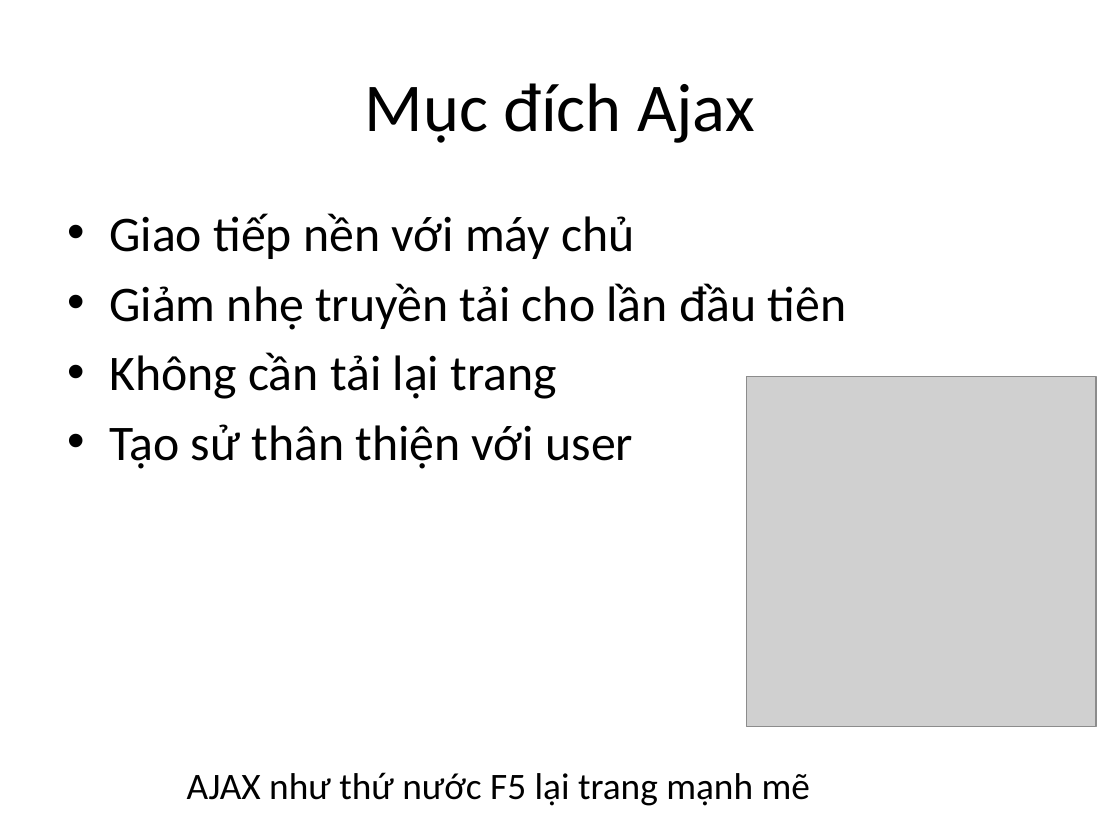
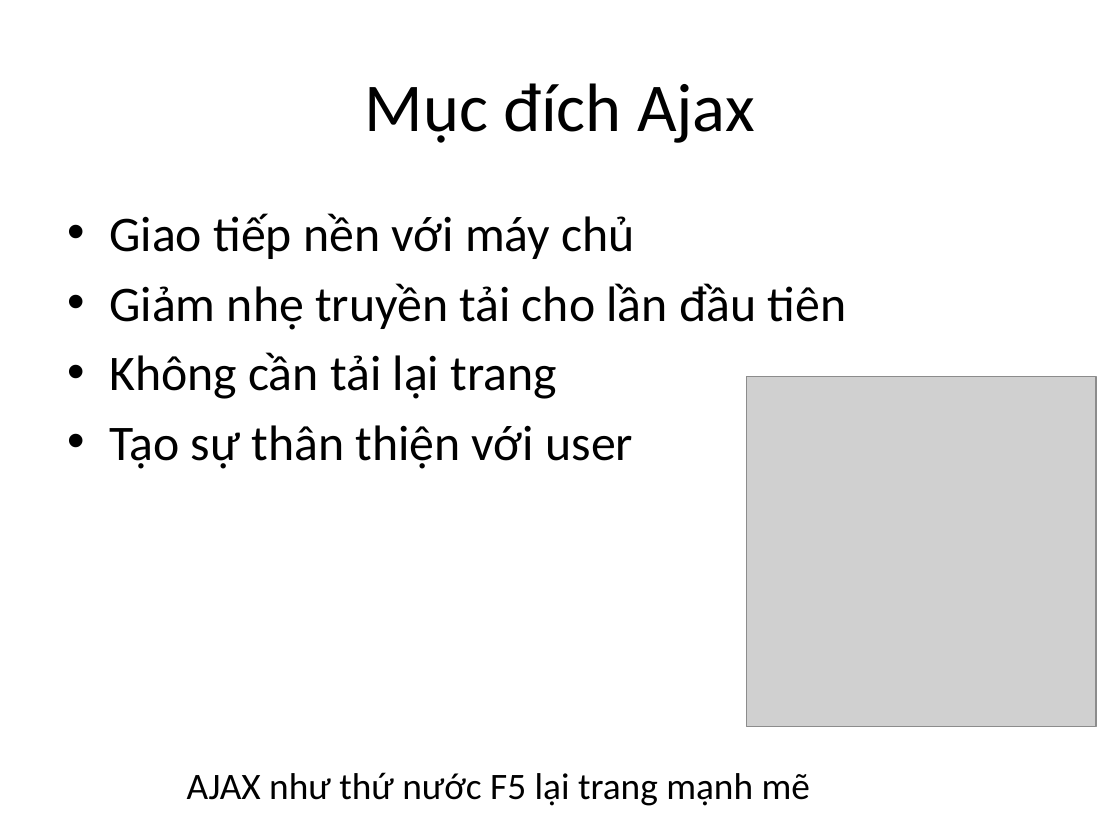
Before and after one commit to phithanh97cs/T3H, a slide deck: slide 5 of 1. Front-end/4. AJAX cơ bản với JS/Ajax.pptx. Drawn at 1120x840 pixels with LibreOffice and Linux fonts; fonts in the diff are those of the drawing; grey boxes stand for pictures. Boxes give left, top, right and bottom in pixels: in the first picture for what was removed or moved away, otherwise in the second. Text is boxed around its words. In the diff, an @@ line names an element or a change of style, - is before the commit and + after.

Commit message:
up

```diff
--- a/1. Front-end/4. AJAX cơ bản với JS/Ajax.pptx
+++ b/1. Front-end/4. AJAX cơ bản với JS/Ajax.pptx
@@ text at (x1=109, y1=425, x2=633, y2=469): text changed @@
-• Tạo sử thân thiện với user
+• Tạo sự thân thiện với user
```
Also in this commit, not shown: 3 other slides changed.
